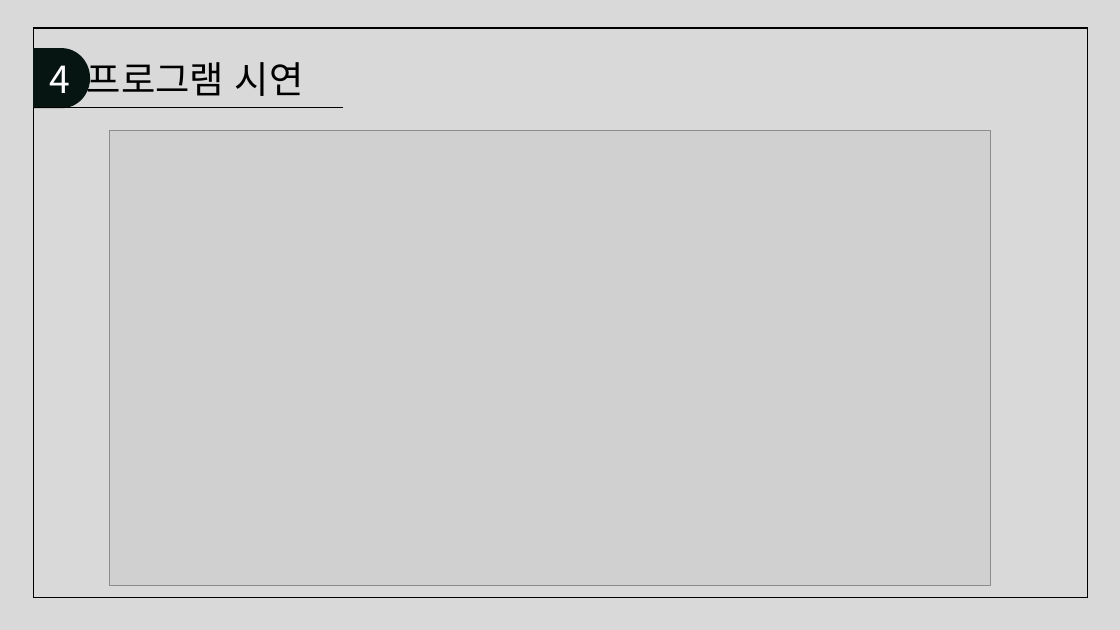
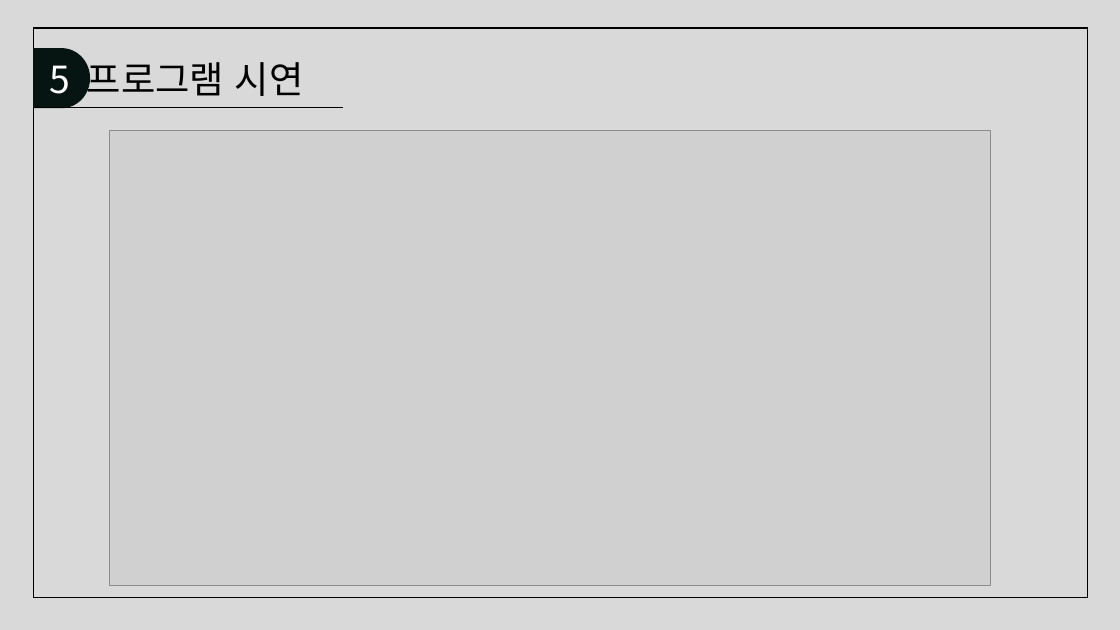
Before and after one commit to juhyeonjong2/KeyBoard, a slide deck: slide 16 of Documents/5. 발표/세상모든키보드.pptx (slide 14 before the commit). Drawn at 1120x630 pixels with LibreOffice and Linux fonts; fonts in the diff are those of the drawing; grey boxes stand for pictures. Boxes give left, top, right and bottom in pixels: in the first picture for what was removed or moved away, otherwise in the second. Text is boxed around its words. In the diff, an @@ line names an element or a change of style, - is before the commit and + after.

```diff
--- a/Documents/5. 발표/세상모든키보드.pptx
+++ b/Documents/5. 발표/세상모든키보드.pptx
@@ text at [49,62,304,96]: text changed @@
-4 프로그램 시연
+5 프로그램 시연
```
Also in this commit, not shown: 5 other slides changed, 2 slides added.
